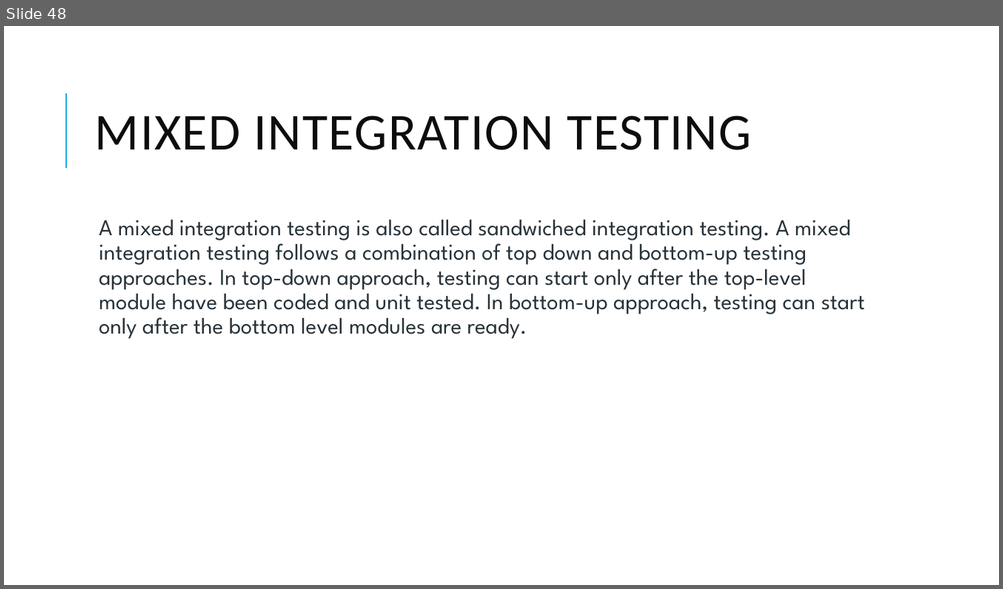
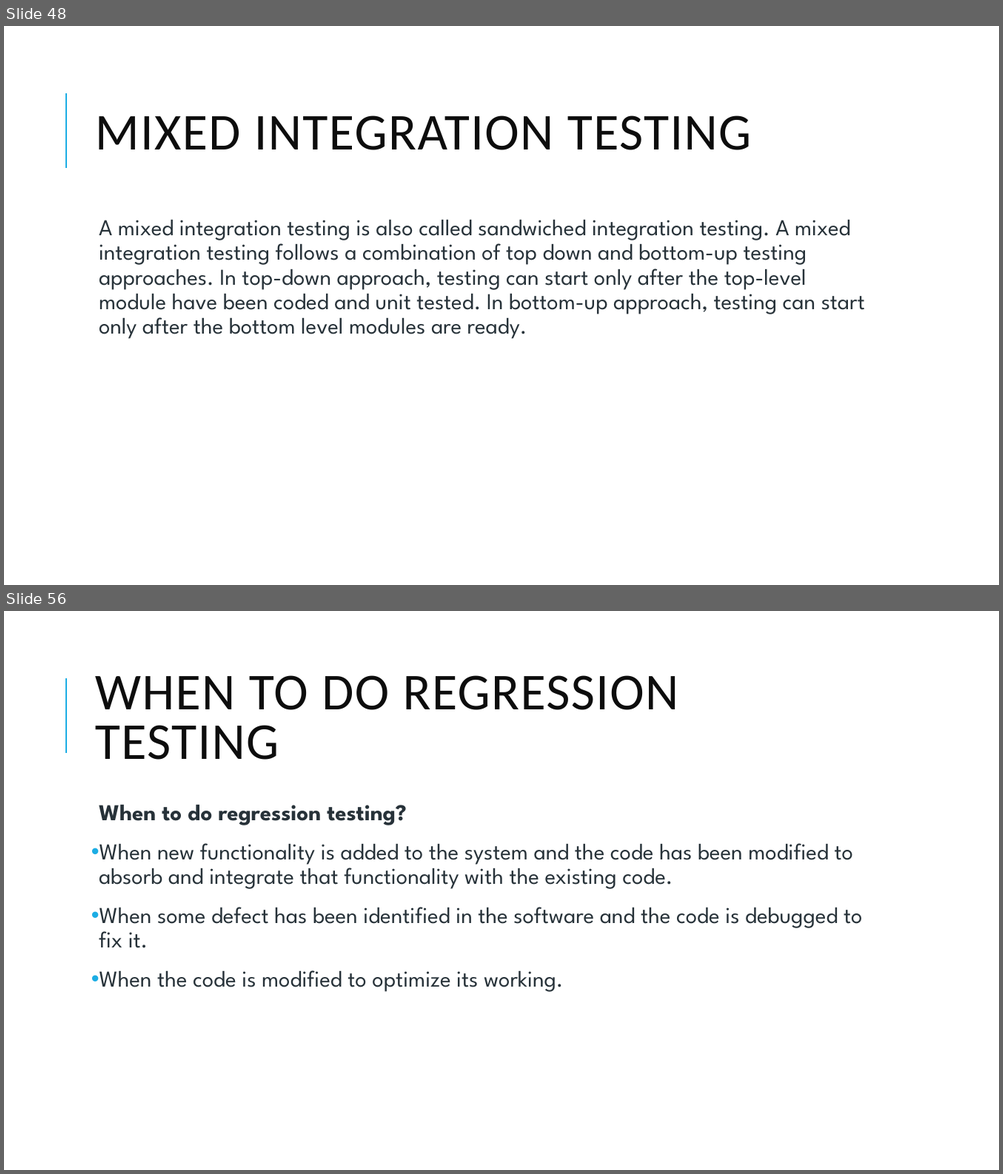
Before and after one commit to skandhwa/GroSkillIT-Batch1, a slide deck: class2.pptx. Shown one above the other, each under a label of ours: slide 48 before the commit, slides 48 and 56 after it; the slides between them are not shown. The pictures are 1003x589 and 1003x1174 pixels, drawn with LibreOffice and Linux fonts; fonts in the diff are those of the drawing. Boxes give left, top, right and bottom in pixels: in the first picture for what was removed or moved away, otherwise in the second. Text is boxed around its words. In the diff, an @@ line names an element or a change of style, - is before the commit and + after.

```diff
--- a/class2.pptx
+++ b/class2.pptx
@@ slide 56 added at (4,611,999,1170), background #FFFFFF; not listed: 1 template element that a slide beside it also shows @@
@@ title added at (95,675,679,760), 50 pt, text #0D0D0D @@
+WHEN TO DO REGRESSION TESTING
@@ text added at (99,805,862,992), 22 pt, text #273239 @@
+  When to do regression testing?
+• When new functionality is added to the system and the code has been modified to absorb and integrate that functionality with the existing code.
+• When some defect has been identified in the software and the code is debugged to fix it.
+• When the code is modified to optimize its working.
```
Also in this commit, not shown: 30 other slides added, 1 slide removed.
